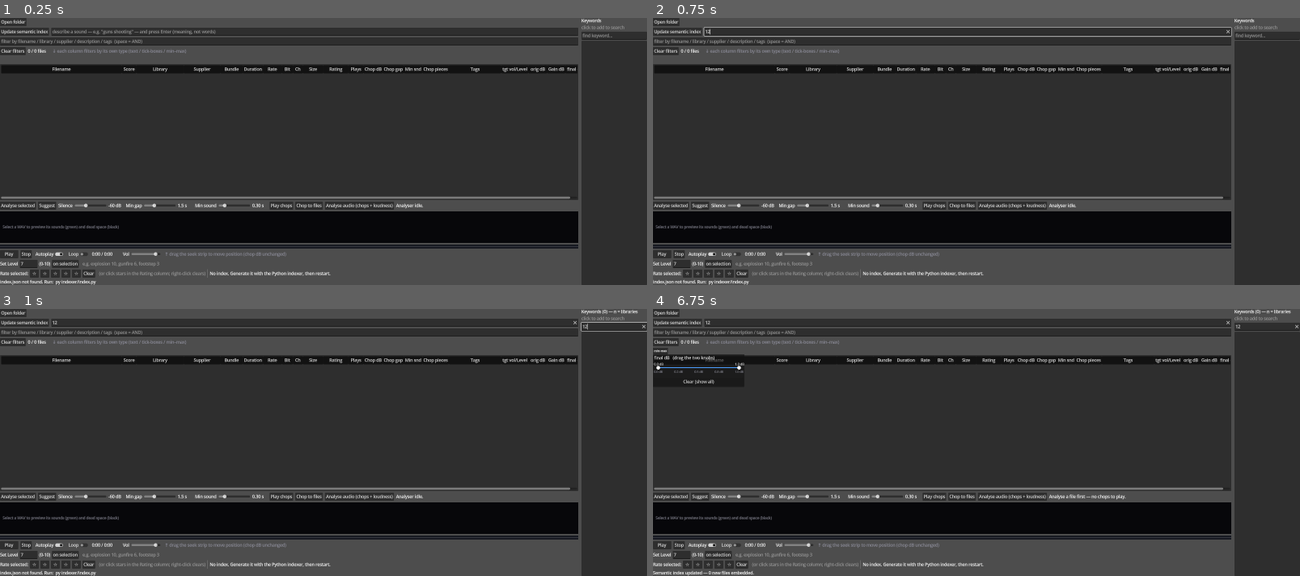
Above: before the commit, frames 1-4 (two rows, left to right).
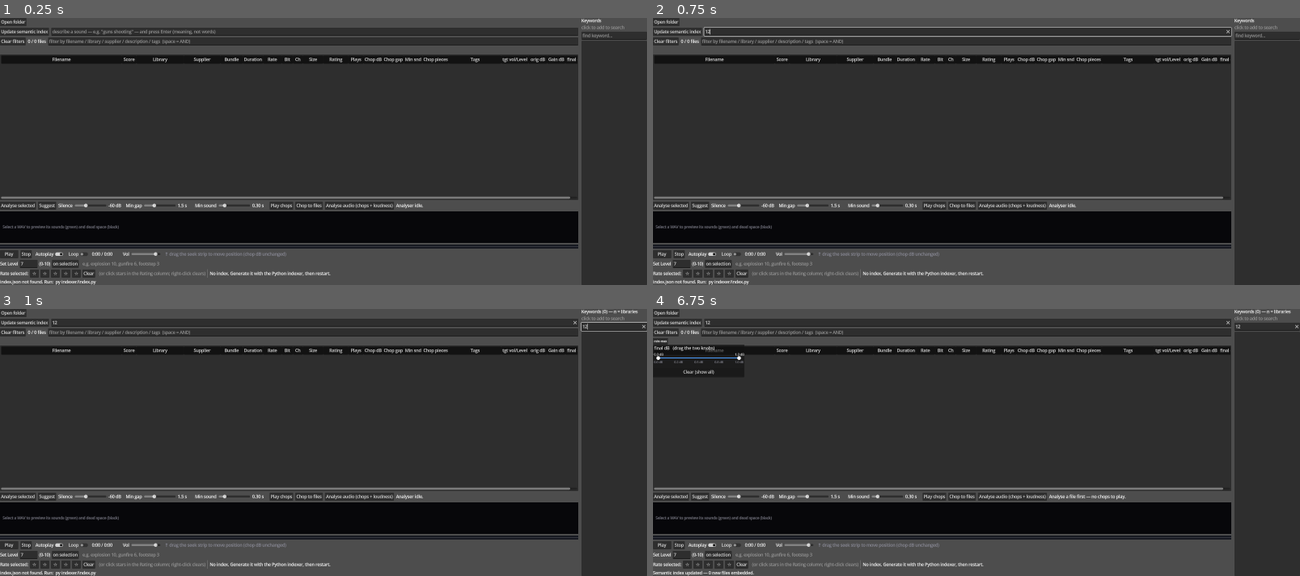
Above: after the commit, the same moments.

Repository: benedictcarter/sound_lib
Game: Godot game, scene res://main.tscn
Two runs of this game, one before a commit and one after it. Both use one fixed random seed, a clock stepped at 60 frames per second and the inputs below.
Inputs (mouse positions are in pixels of both pictures, inside the frame that each line leads up to):
- Up to frame 1 (0.25 s): no input
- Up to frame 2 (0.75 s): click (970, 31) at 0.52 s; type "12" at 0.6 s
- Up to frame 3 (1 s): click (614, 327) at 0.75 s; type "12" at 0.83 s
- Up to frame 4 (6.75 s): click "Clear filters" at 1.25 s; click "Play chops" at 2 s; click "Play chops" at 2.75 s; click "Play" at 3.5 s; click "Play" at 4.25 s; click "Open folder" at 5 s; click "Update semantic index" at 5.75 s; click "Filename" at 6.5 s

The runs differ from the first frame. In frame 1, 5.8% of the frame differs, in the area x 0-90%, y 7-21%; in frame 2, 5.8%; in frame 3, 5.8%; in frame 4, 5.7%.

Commit message:
One filter row: Clear filters + count to the left of the filter box
Merged the separate clear/count row into the Filter row: [Clear filters]
[N / M files][filter box]. Dropped the now-redundant column-filter hint.

Co-Authored-By: Claude Opus 4.8 <noreply@anthropic.com>

Diff:
--- a/app/main.gd
+++ b/app/main.gd
@@ -623,10 +623,18 @@
 	_sem_edit.text_submitted.connect(_on_semantic_submitted)
 	bar0.add_child(_sem_edit)
 
-	# --- toolbar row: text Filter box (left-aligned with the semantic box) --
+	# --- toolbar row: Clear filters + count + text Filter box (one row) ----
 	var bar1 := HBoxContainer.new()
 	bar1.add_theme_constant_override("separation", 8)
 	root.add_child(bar1)
+
+	var clear := Button.new()
+	clear.text = "Clear filters"
+	clear.pressed.connect(_on_clear)
+	bar1.add_child(clear)
+
+	_count_label = Label.new()
+	bar1.add_child(_count_label)
 
 	_search = LineEdit.new()
 	_search.placeholder_text = "filter by filename / library / supplier / description / tags  (space = AND)"
@@ -638,25 +646,6 @@
 	_autoplay = CheckButton.new()                # added to the player bar below
 	_autoplay.text = "Autoplay"
 	_autoplay.button_pressed = true
-
-	# --- toolbar row 2: clear + count (per-column filters live above the table) --
-	var bar2 := HBoxContainer.new()
-	bar2.add_theme_constant_override("separation", 8)
-	root.add_child(bar2)
-
-	var clear := Button.new()
-	clear.text = "Clear filters"
-	clear.pressed.connect(_on_clear)
-	bar2.add_child(clear)
-
-	_count_label = Label.new()                     # immediately right of Clear filters
-	bar2.add_child(_count_label)
-
-	var fhint := Label.new()
-	fhint.text = "    ↓ each column filters by its own type (text / tick-boxes / min–max)"
-	fhint.add_theme_color_override("font_color", Color(0.55, 0.55, 0.6))
-	fhint.size_flags_horizontal = Control.SIZE_EXPAND_FILL
-	bar2.add_child(fhint)
 
 	# --- table ----------------------------------------------------------
 	_tree = Tree.new()
